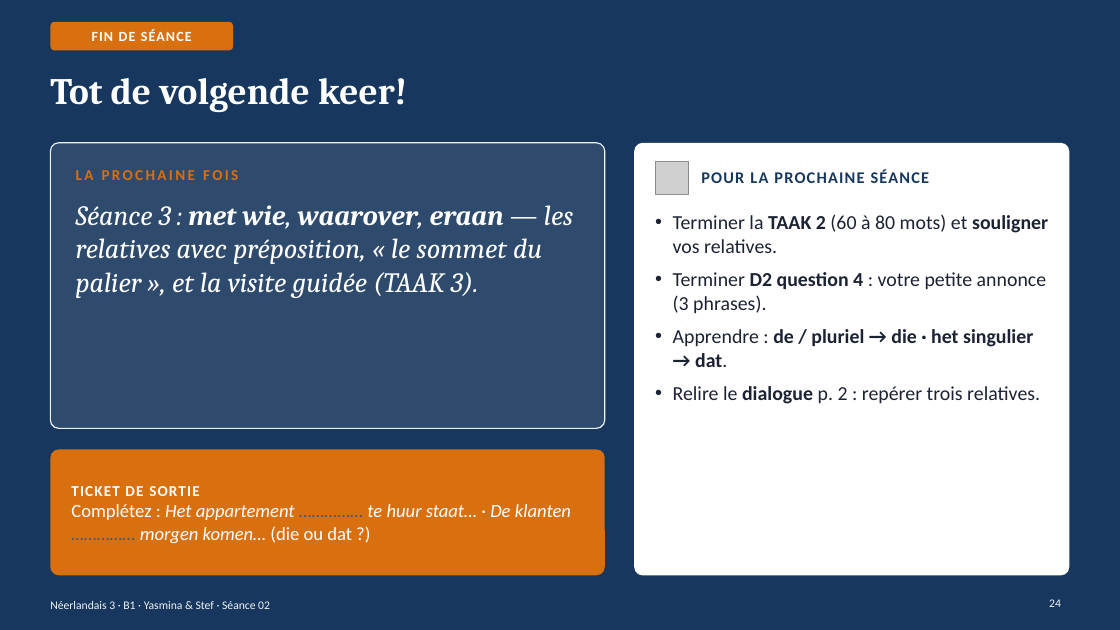
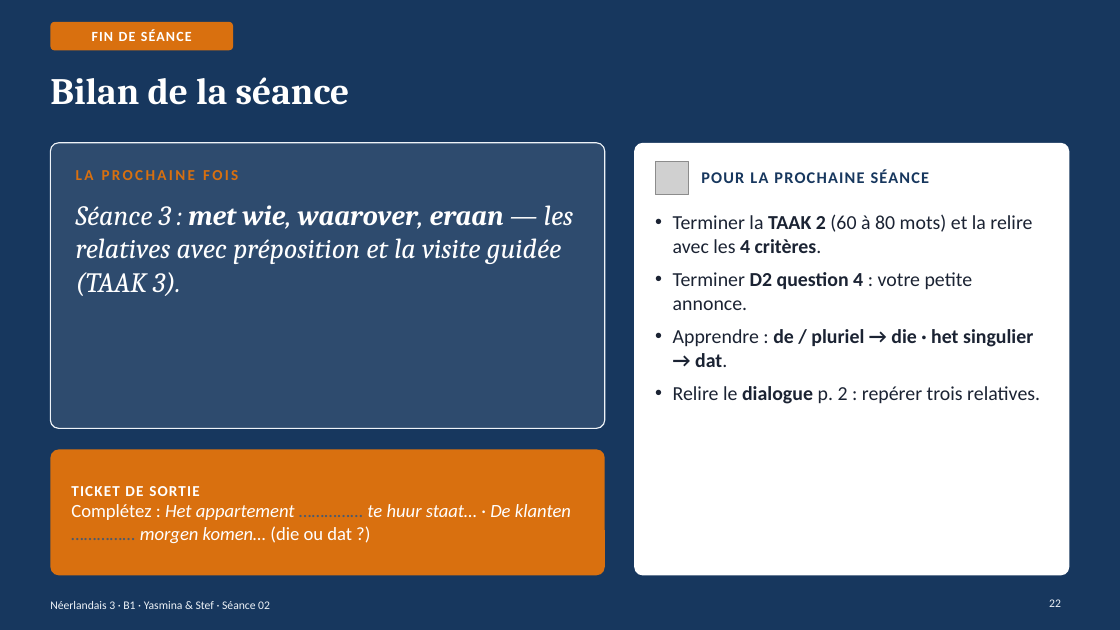
Before and after one commit to ajouniaux/talenleren, a slide deck: slide 22 of neerlandais3/powerpoints/Seance_02_De_woning_beschrijven.pptx (slide 24 before the commit). Drawn at 1120x630 pixels with LibreOffice and Linux fonts; fonts in the diff are those of the drawing; grey boxes stand for pictures. Boxes give left, top, right and bottom in pixels: in the first picture for what was removed or moved away, otherwise in the second. Text is boxed around its words. In the diff, an @@ line names an element or a change of style, - is before the commit and + after.

```diff
--- a/neerlandais3/powerpoints/Seance_02_De_woning_beschrijven.pptx
+++ b/neerlandais3/powerpoints/Seance_02_De_woning_beschrijven.pptx
@@ title at [50, 77, 350, 105]: text changed @@
-Tot de volgende keer!
+Bilan de la séance
@@ text at [76, 205, 573, 296]: text changed @@
-Séance 3 : met wie, waarover, eraan — les relatives avec préposition, « le sommet du palier », et la visite guidée (TAAK 3).
+Séance 3 : met wie, waarover, eraan — les relatives avec préposition et la visite guidée (TAAK 3).
@@ text at [673, 214, 1032, 310]: text changed @@
-• Terminer la TAAK 2 (60 à 80 mots) et souligner vos relatives.
-• Terminer D2 question 4 : votre petite annonce (3 phrases).
+• Terminer la TAAK 2 (60 à 80 mots) et la relire avec les 4 critères.
+• Terminer D2 question 4 : votre petite annonce.
@@ page number at [1049, 599, 1061, 607]: text changed @@
-24
+22
```
Also in this commit, not shown: 18 other slides changed, 4 slides added, 5 slides removed, 15 other files.
